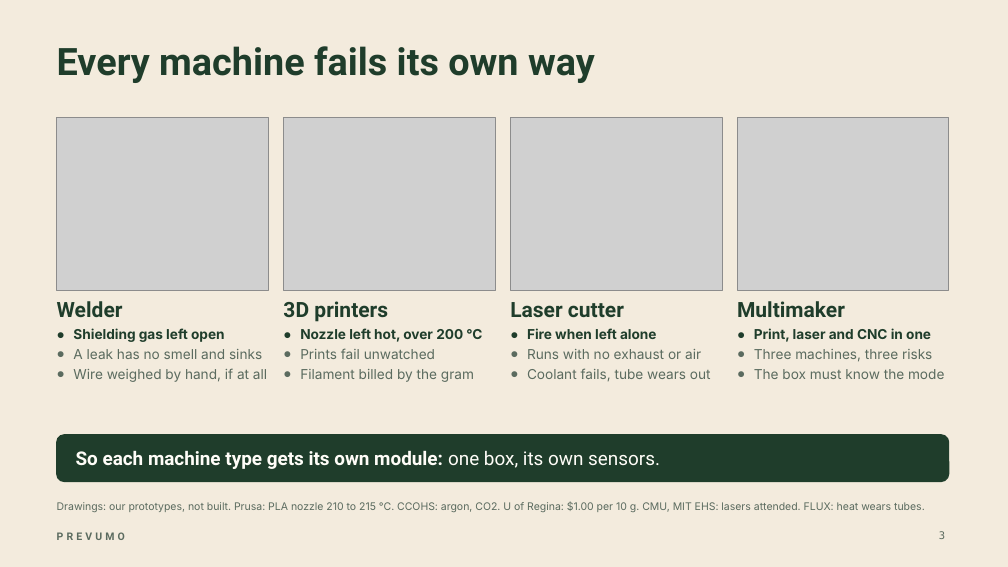
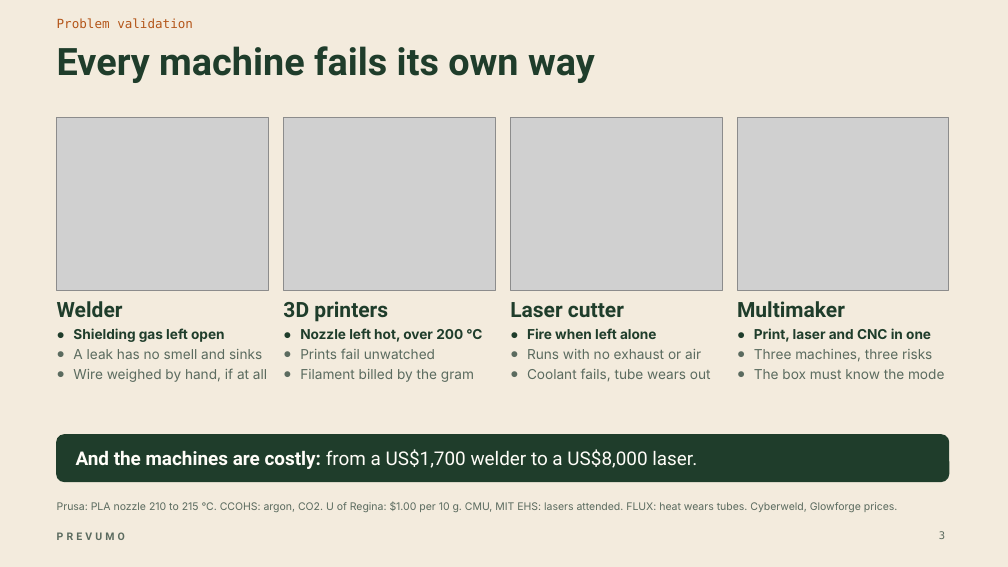
Before and after one commit to WAHB22/wahbs-world, a slide deck: slide 3 of prevumo/deliverables/final/PREVUMO-final.pptx. Drawn at 1008x567 pixels with LibreOffice and Linux fonts; fonts in the diff are those of the drawing; grey boxes stand for pictures. Boxes give left, top, right and bottom in pixels: in the first picture for what was removed or moved away, otherwise in the second. Text is boxed around its words. In the diff, an @@ line names an element or a change of style, - is before the commit and + after.

```diff
--- a/prevumo/deliverables/final/PREVUMO-final.pptx
+++ b/prevumo/deliverables/final/PREVUMO-final.pptx
@@ text added at bbox=[57, 18, 193, 28], 12 pt, text #B4561A @@
+Problem validation
@@ text at bbox=[76, 449, 697, 469]: text changed; bold off @@
-So each machine type gets its own module: one box, its own sensors.
+And the machines are costly: from a US$1,700 welder to a US$8,000 laser.
@@ text at bbox=[57, 502, 898, 512]: text changed @@
-Drawings: our prototypes, not built. Prusa: PLA nozzle 210 to 215 °C. CCOHS: argon, CO2. U of Regina: $1.00 per 10 g. CMU, MIT EHS: lasers attended. FLUX: heat wears tubes.
+Prusa: PLA nozzle 210 to 215 °C. CCOHS: argon, CO2. U of Regina: $1.00 per 10 g. CMU, MIT EHS: lasers attended. FLUX: heat wears tubes. Cyberweld, Glowforge prices.
```
Also in this commit, not shown: 8 other slides changed, 4 slides added, 3 slides removed, 11 other files.
